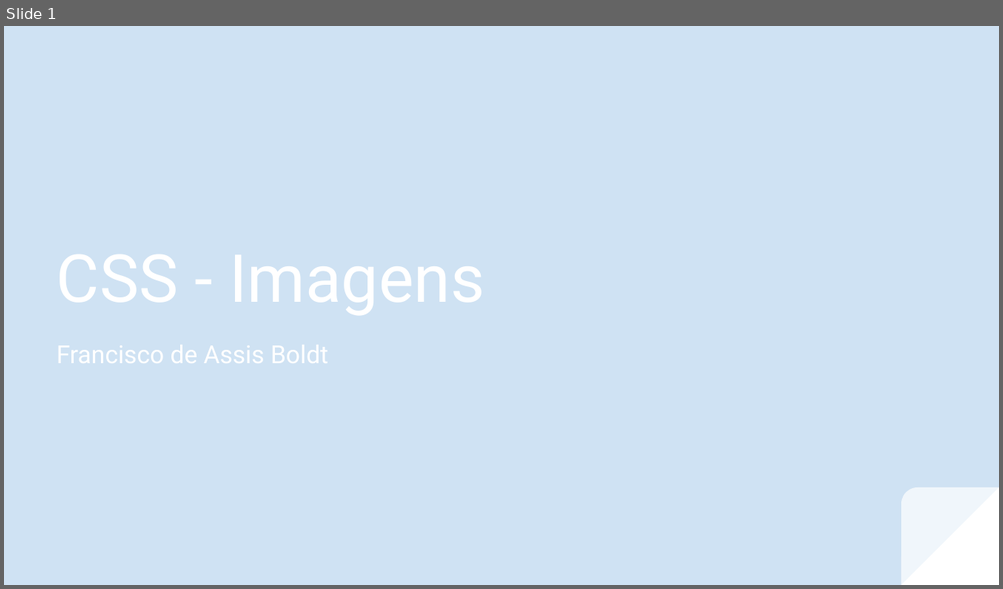
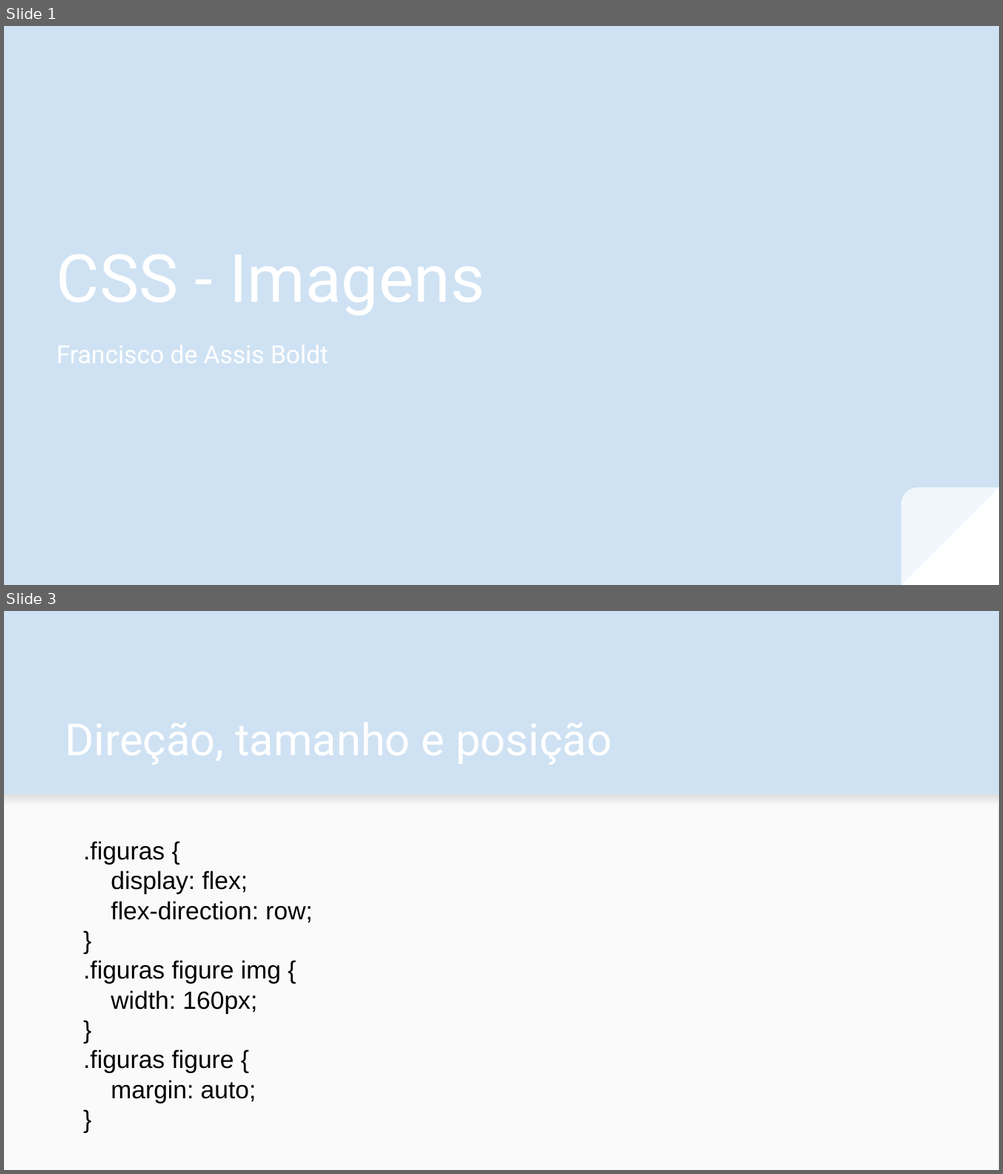
Before and after one commit to fboldt/aulasweb, a slide deck: slides/CSS - Imagens.odp. Shown one above the other, each under a label of ours: slide 1 before the commit, slides 1 and 3 after it; the slides between them are not shown. The pictures are 1003x589 and 1003x1174 pixels, drawn with LibreOffice and Linux fonts; fonts in the diff are those of the drawing. Boxes give left, top, right and bottom in pixels: in the first picture for what was removed or moved away, otherwise in the second. Text is boxed around its words. In the diff, an @@ line names an element or a change of style, - is before the commit and + after.

```diff
--- a/slides/CSS - Imagens.odp
+++ b/slides/CSS - Imagens.odp
@@ slide 3 added at (x1=4, y1=611, x2=999, y2=1170), background #CFE2F3 @@
@@ rectangle added at (x1=4, y1=794, x2=999, y2=1170), fill #FAFAFA @@
@@ rectangle added at (x1=4, y1=794, x2=999, y2=806), fill gradient #F9F9F9 to #DEDEDE @@
@@ text added at (x1=83, y1=841, x2=312, y2=1103), 18 pt, text #000000 @@
+.figuras {
+display: flex;
+flex-direction: row;
+}
+.figuras figure img {
+width: 160px;
+}
+.figuras figure {
+margin: auto;
+}
```
Also in this commit, not shown: 4 other slides added, 1 slide removed, 9 other files.
